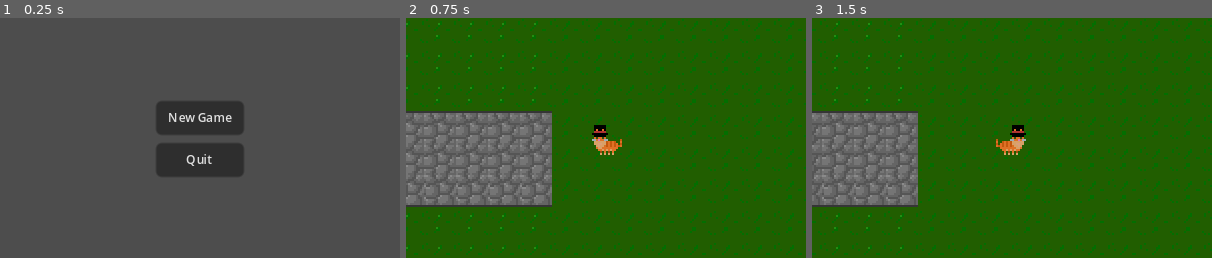
Above: before the commit, frames 1-3 (left to right).
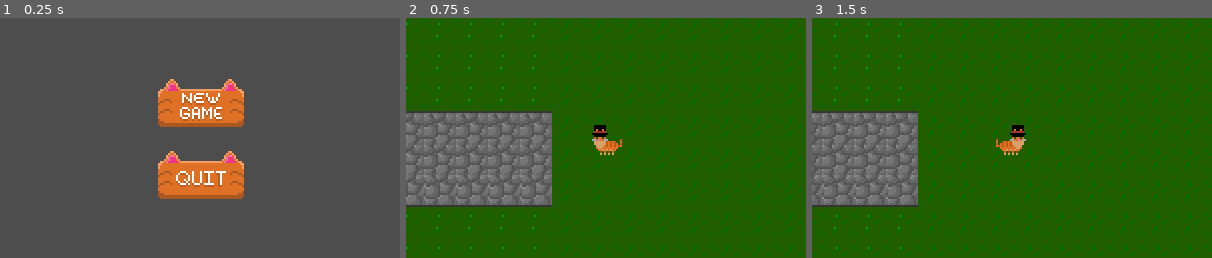
Above: after the commit, the same moments.

Repository: Fowlerma32/cat-adventure
Game: Godot game, scene res://scenes/TitleScreen.tscn
Two runs of this game, one before a commit and one after it. Both use one fixed random seed, a clock stepped at 60 frames per second and the inputs below.
Inputs (mouse positions are % of the whole screen's width and height, from its top left; square brackets give the same spot before the commit, where the layout moved):
- Up to frame 1 (0.25 s): no input
- Up to frame 2 (0.75 s): click (50, 42) [50, 46] at 0.5 s
- Up to frame 3 (1.5 s): tap Enter at 1.25 s; hold D (right) from 1.28 s (still down)
The pictures show only the part of the screen within x 25-75%, y 25-75%; the shares and areas given below are measured in that part.

The runs differ from the first frame. In frame 1, 9.2% of the frame differs, in the area x 39-61%, y 25-76%; in frame 2, nothing differs; in frame 3, nothing differs.

Commit message:
Added main menu buttons

Diff:
--- a/scenes/TitleScreen.tscn
+++ b/scenes/TitleScreen.tscn
@@ -1,6 +1,8 @@
-[gd_scene load_steps=2 format=3 uid="uid://fgpf52kny7xk"]
+[gd_scene load_steps=4 format=3 uid="uid://fgpf52kny7xk"]
 
 [ext_resource type="Script" path="res://scripts/title_screen.gd" id="1_03xdk"]
+[ext_resource type="Texture2D" uid="uid://bdw4cafelbsac" path="res://assets/NewGame_Button.png" id="2_sjct2"]
+[ext_resource type="Texture2D" uid="uid://bfgwscfjpy7wo" path="res://assets/Quit_Button.png" id="3_dbrxy"]
 
 [node name="Title Screen" type="Control"]
 layout_mode = 3
@@ -20,14 +22,17 @@
 anchor_top = 1.0
 anchor_right = 0.5
 anchor_bottom = 1.0
-offset_left = -22.0
-offset_top = -19.0
-offset_right = 22.0
+offset_left = -25.0
+offset_top = -34.0
+offset_right = 26.0
 offset_bottom = -2.0
 grow_horizontal = 2
 grow_vertical = 0
 theme_override_font_sizes/font_size = 6
-text = "New Game"
+theme_override_icons/icon = ExtResource("2_sjct2")
+flat = true
+icon_alignment = 1
+expand_icon = true
 
 [node name="Quit" type="Button" parent="."]
 texture_filter = 1
@@ -41,7 +46,9 @@
 offset_bottom = 19.0
 grow_horizontal = 2
 theme_override_font_sizes/font_size = 6
-text = "Quit"
+theme_override_icons/icon = ExtResource("3_dbrxy")
+flat = true
+icon_alignment = 1
 
 [connection signal="pressed" from="NewGame" to="." method="_on_new_game_pressed"]
 [connection signal="pressed" from="Quit" to="." method="_on_quit_pressed"]
Binary file added: assets/NewGame_Button.png
Not shown, added: assets/NewGame_Button.png.import
Binary file added: assets/Quit_Button.png
Not shown, added: assets/Quit_Button.png.import
